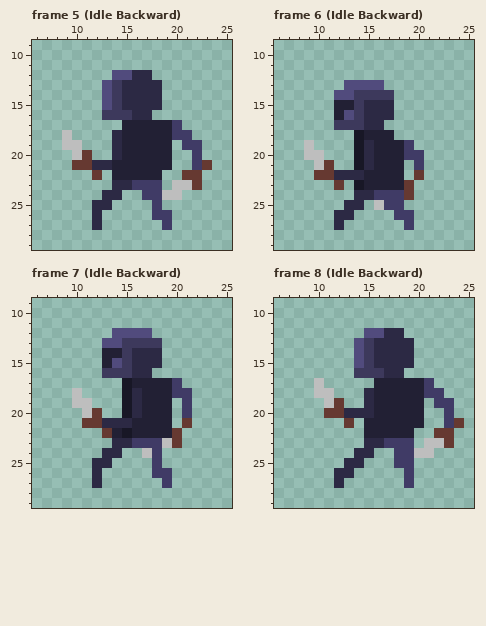
Pixel-art file: Assets/Sprites/Asperite files/Movement.aseprite. This is how it looked before the edit.
32x32 pixels, 23 frames. Shown: frame 5 (Idle Backward): x 6..25, y 9..29; frame 6 (Idle Backward): x 6..25, y 9..29; frame 7 (Idle Backward): x 6..25, y 9..29; frame 8 (Idle Backward): x 6..25, y 9..29. The commit also changed other frames, which this record leaves out.
And afterwards:
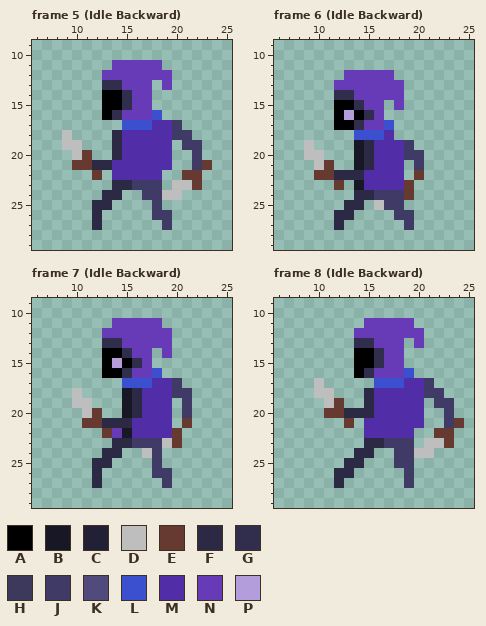
Palette (. is transparent): A #000000  B #181726  C #222034  D #bebebe  E #663931  F #2c2944  G #312d4c  H #3d395c  J #403b66  K #514b7d  L #3b50ce  M #512da8  N #673ab7  P #b39ddb
The edit:
Changed rows in their new state; - is an unchanged pixel.
Frame 5 (Idle Backward), layer "Sprite Sheet":
first column x 13:
11 -NNNNN-
12 NNNNNNN
13 GGNNN.N
14 AAGNN.-
15 AAGNN.-
16 AGNNNL-
17 --LLLMM
18 --MMMMM
19 --MMMMM
20 --MMMMM
21 -MMMMMM
22 -MMMMM-
Frame 6 (Idle Backward), layer "Sprite Sheet":
first column x 12:
12 -NNNNN-
13 NNNNNNN
14 GGNNNNN
15 AAGNN.N
16 APAGN.-
17 AAGNNL-
18 --LLLM-
19 ----MMM
20 ----MMM
21 ----MMM
22 ---MMMM
23 ---MMMM
Frame 7 (Idle Backward), layer "Sprite Sheet":
first column x 13:
11 -NNNNN-
12 NNNNNNN
13 GGNNNNN
14 AAGNN.N
15 APAGN.-
16 AAGNNL-
17 --LLLMM
18 ----MMM
19 ----MMM
20 ----MMM
21 ---MMMM
22 -N-MMMM
Frame 8 (Idle Backward), layer "Sprite Sheet":
first column x 14:
11 -NNNNN-
12 NNNNNNN
13 GGNNN.N
14 AAGNN.-
15 AAGNN.-
16 AGNNNL-
17 --LLLMM
18 --MMMMM
19 --MMMMM
20 --MMMMM
21 -MMMMMM
22 -MMMMM-
